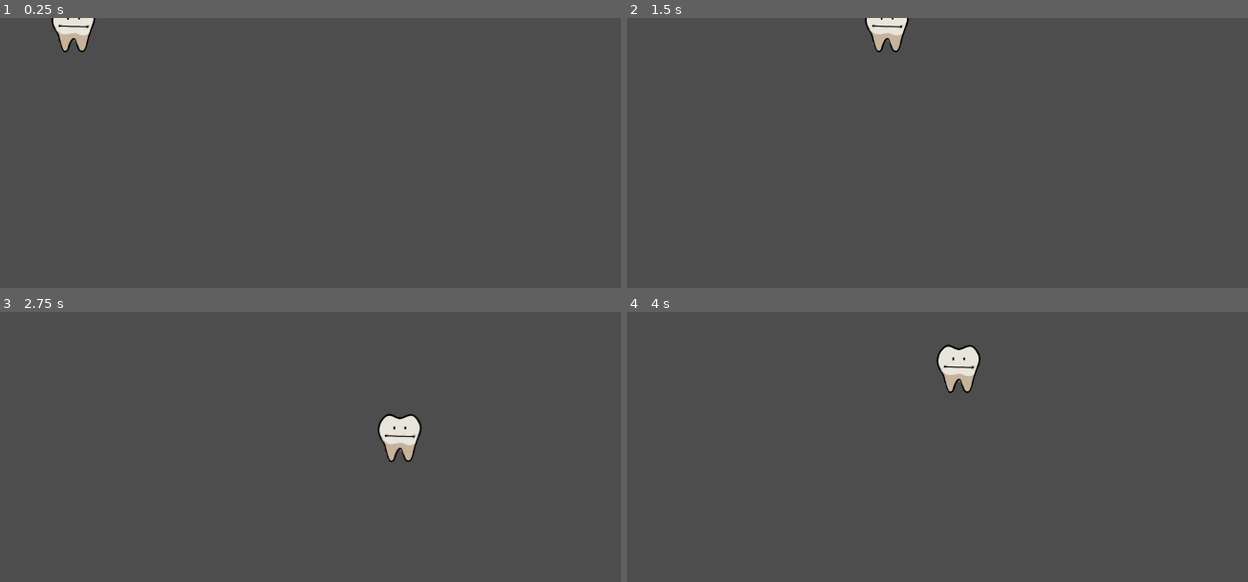
Above: before the commit, frames 1-4 (two rows, left to right).
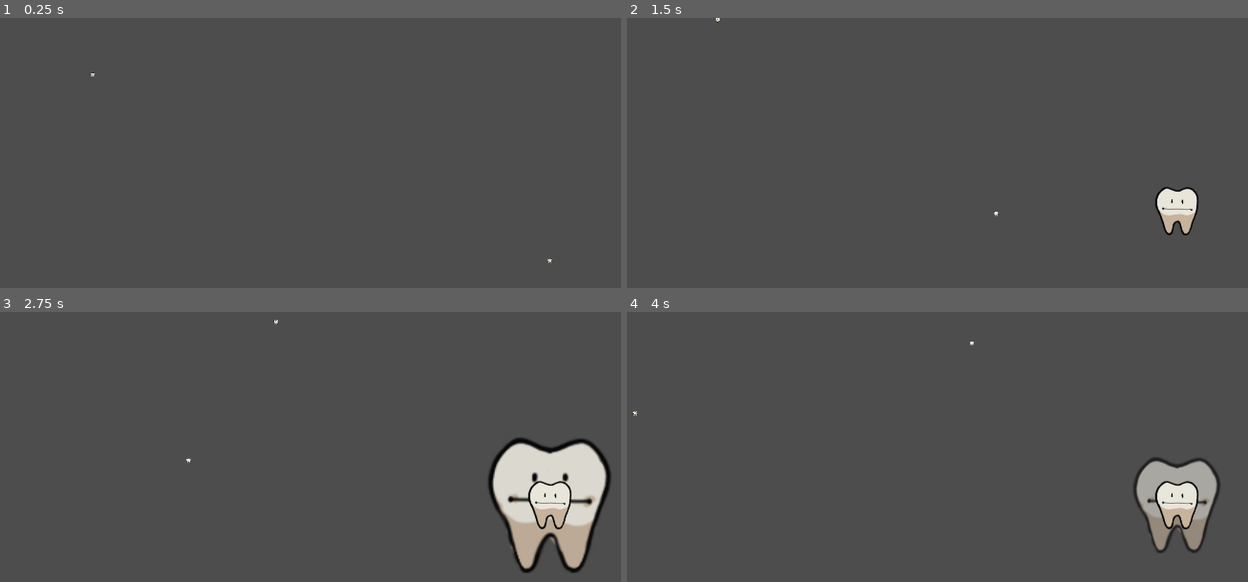
Above: after the commit, the same moments.

Repository: Mapachana/GlobalGameJam2024
Game: Godot game, scene res://escenas/ruta_test.tscn
Two runs of this game, one before a commit and one after it. Both use one fixed random seed, a clock stepped at 60 frames per second and the inputs below. Before the commit the project starts from res://escenas/personajes.tscn.
Inputs (mouse positions are in pixels of both pictures, inside the frame that each line leads up to):
- Up to frame 1 (0.25 s): no input
- Up to frame 2 (1.5 s): move the mouse to (1179, 212) at 0.52 s; press the mouse at (1179, 212) at 0.53 s; release the mouse at (1179, 212) at 1.25 s; drag from (856, 252) to (outside the picture) at 1.27 s
- Up to frame 3 (2.75 s): move the mouse to (459, 433) at 2.02 s; press the mouse at (459, 433) at 2.03 s
- Up to frame 4 (4 s): release the mouse at (1086, 433) at 2.75 s; drag from (outside the picture) to (782, 463) at 2.77 s; move the mouse to (outside the picture) at 3.52 s; press the mouse at (outside the picture) at 3.53 s

The runs differ from the first frame. In frame 1, 0.6% of the frame differs, in the area x 8-89%, y 0-91%; in frame 2, 1.6%; in frame 3, 8.0%, in the area x 30-99%, y 2-97%; in frame 4, 4.3%.

Commit message:
Pruaba para móvil

Diff:
--- /dev/null
+++ b/escenas/prueba_touch.gd
@@ -0,0 +1,16 @@
+extends Node2D
+
+
+# Called when the node enters the scene tree for the first time.
+func _ready():
+	pass # Replace with function body.
+
+
+# Called every frame. 'delta' is the elapsed time since the previous frame.
+func _process(delta):
+	pass
+
+func _unhandled_input(event):
+	if  (event is InputEventScreenDrag): # (event is InputEventScreenTouch) or
+		# if event.pressed:
+		$MuelaParada1Centrada.position=event.position
--- /dev/null
+++ b/escenas/prueba_touch.tscn
@@ -0,0 +1,11 @@
+[gd_scene load_steps=3 format=3 uid="uid://ba1yguwgfucla"]
+
+[ext_resource type="Script" path="res://escenas/prueba_touch.gd" id="1_mv415"]
+[ext_resource type="Texture2D" uid="uid://vd7obti60ysv" path="res://graficos/img_muela/Muela_parada_1_centrada.png" id="2_yw7et"]
+
+[node name="PruebaTouch" type="Node2D"]
+script = ExtResource("1_mv415")
+
+[node name="MuelaParada1Centrada" type="Sprite2D" parent="."]
+texture = ExtResource("2_yw7et")
+offset = Vector2(-72.165, -16.28)
--- a/escenas/ruta.gd
+++ b/escenas/ruta.gd
@@ -98,3 +98,13 @@
 func _on_area_2d_body_entered(body):
 	if body.is_in_group("personajes"):
 		body.infectado = true;
+
+func _unhandled_input(event):
+	if estado!=final:
+		if event is InputEventScreenTouch:
+			if event.pressed==true:
+				comenzar_ruta()
+			elif event.pressed==false:
+				parar_ruta()
+		if  (event is InputEventScreenDrag): # (event is InputEventScreenTouch) or
+			seguir_ruta()
--- a/project.godot
+++ b/project.godot
@@ -11,7 +11,7 @@
 [application]
 
 config/name="GlobalGameJam24"
-run/main_scene="res://escenas/personajes.tscn"
+run/main_scene="res://escenas/ruta_test.tscn"
 config/features=PackedStringArray("4.2", "Forward Plus")
 config/icon="res://icon.svg"
 
@@ -24,6 +24,7 @@
 window/size/viewport_width=1536
 window/size/viewport_height=864
 window/stretch/mode="viewport"
+window/stretch/aspect="expand"
 
 [input]
 
